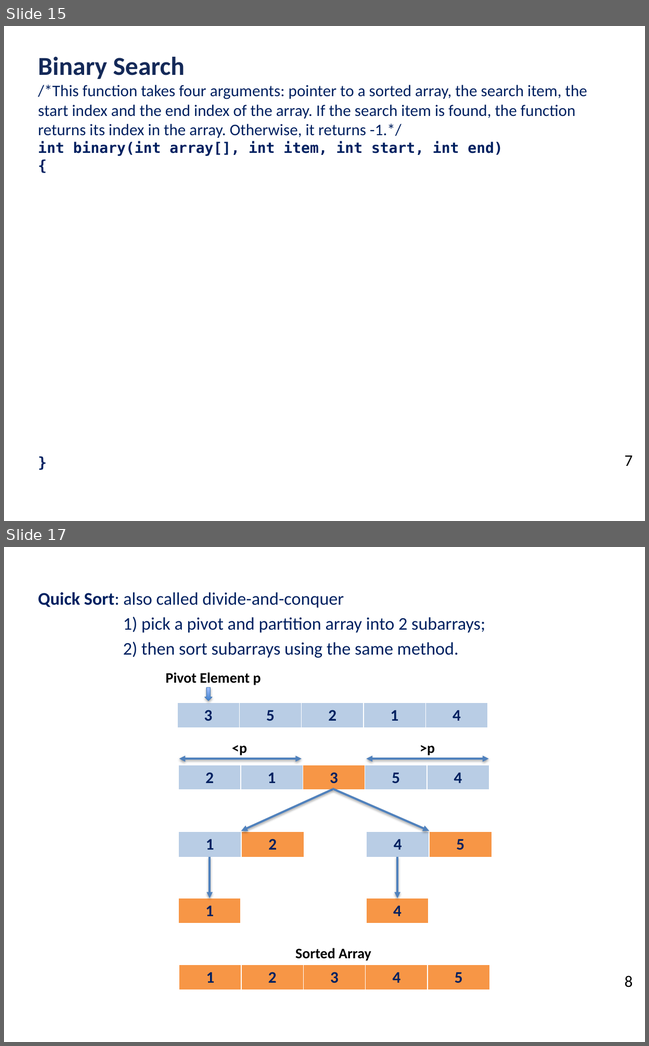
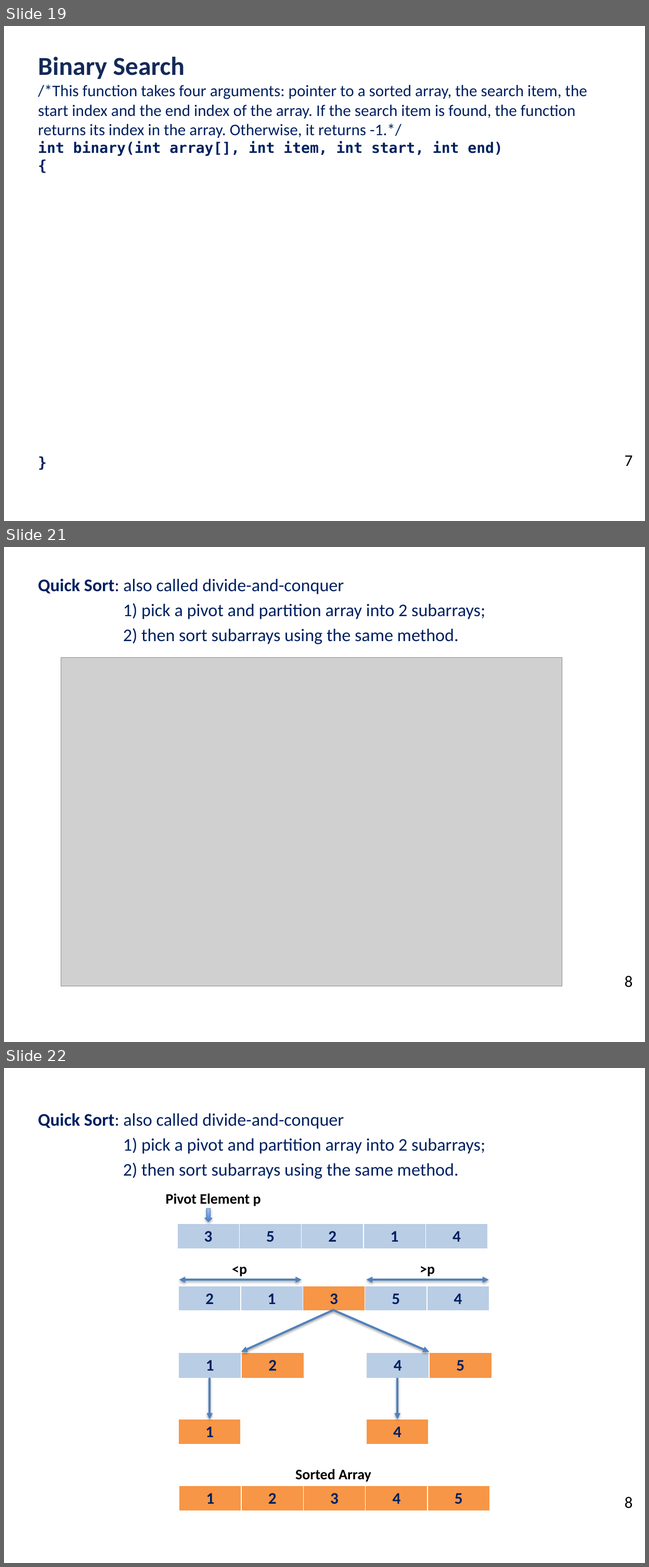
Before and after one commit to ubhowmik/ECE220, a slide deck: Lecture#14/Lecture_14_presentation.pptx. Shown one above the other, each under a label of ours: slides 15 and 17 before the commit, slides 19, 21 and 22 after it; the slides between them are not shown. The pictures are 649x1046 and 649x1567 pixels, drawn with LibreOffice and Linux fonts; fonts in the diff are those of the drawing; grey boxes stand for pictures; background and template pictures are left out. Boxes give left, top, right and bottom in pixels: in the first picture for what was removed or moved away, otherwise in the second. Text is boxed around its words. In the diff, an @@ line names an element or a change of style, - is before the commit and + after.

```diff
--- a/Lecture#14/Lecture_14_presentation.pptx
+++ b/Lecture#14/Lecture_14_presentation.pptx
@@ slide 21 added at (4,547,645,1042), background #FFFFFF @@
@@ text added at (38,579,485,644), 22 pt, text #002060 @@
+Quick Sort: also called divide-and-conquer
+1) pick a pivot and partition array into 2 subarrays;
+2) then sort subarrays using the same method.
@@ picture added at (61,657,561,985) @@
@@ text added at (624,975,633,987), 20 pt, text #000000 @@
+8
@@ what was slide 15 is now slide 19 @@
@@ what was slide 17 is now slide 22 @@
```
Also in this commit, not shown: 1 slide changed, 4 other slides added, 2 other files.
